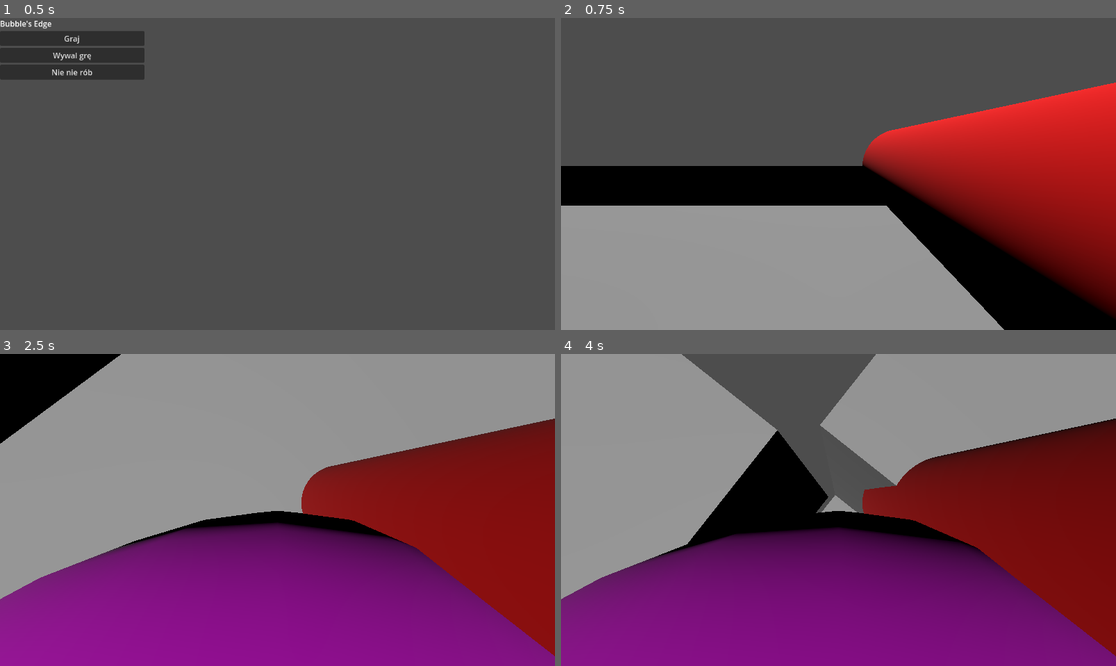
Above: before the commit, frames 1-4 (two rows, left to right).
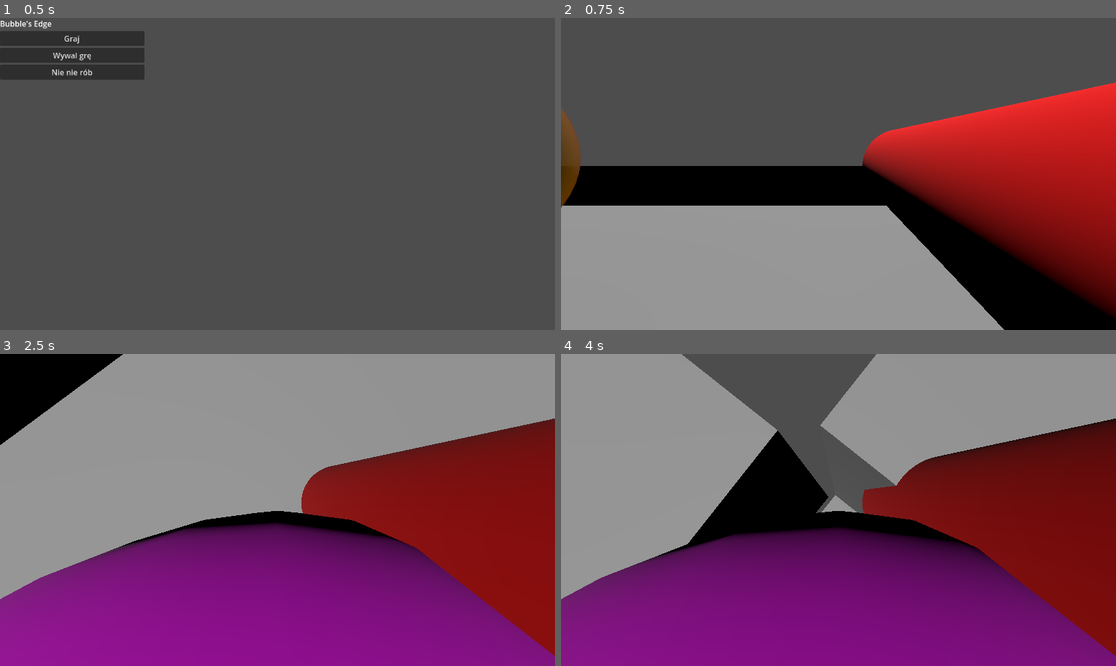
Above: after the commit, the same moments.

Repository: PieroganoReggiano/Bul-bul-myslenia
Game: Godot game, scene res://korzen.tscn
The game is run twice, just before and just after one commit, with the same random seed, the same clock (stepped at 60 frames per second) and the same inputs.
Inputs (mouse positions are in pixels of both pictures, inside the frame that each line leads up to):
- Up to frame 1 (0.5 s): no input
- Up to frame 2 (0.75 s): click "Graj" at 0.5 s
- Up to frame 3 (2.5 s): tap Enter at 1.25 s; move the mouse to (305, 510) at 1.27 s; hold C (move_crouch) 1.28-2.03 s; hold Up (move_forward) from 1.28 s (still down); tap Space (move_jump) at 1.52, 2, 2.27 s; move the mouse to (249, 510) at 2.02 s; tap Shift (move_speed) at 2.1 s
- Up to frame 4 (4 s): keep holding Up (move_forward); move the mouse to (849, 503) at 2.77 s; press the mouse at (849, 503) at 2.78 s; move the mouse to (832, 516) at 3.52 s; release the mouse at (832, 516) at 3.53 s; tap C (move_crouch) at 3.6 s; tap Space (move_jump) at 3.77 s

Frame 1 is identical in both runs. In frame 2, 0.8% of the frame differs, in the area x 0-4%, y 28-61%; in frame 3, 0.1%; in frame 4, less than 0.1%.

Commit message:
even better boubbles

Diff:
--- a/bombel.gd
+++ b/bombel.gd
@@ -1,17 +1,20 @@
-extends StaticBody3D
+extends Node3D
 
 #var volume : float = 100.0
 @export var volume_level = 1
 const default_radius = 1.0
-const default_block_radius = 0.95
+const default_block_radius = 0.985
 @onready var mesh = $MeshInstance3D
 
+const magic_bounce_amplifitcation : float = 1.25
+const magic_bounce_addition : float = 0.4
+const magic_bounce_volume_addition : float = 0.004
 
 func get_volume() -> float:
 	match volume_level:
 		1: return 100.0
 		2: return 600.0
-		3: return 3000.0
+		3: return 2400.0
 		_: return 100.0
 
 
@@ -21,7 +24,7 @@
 
 func refresh_scale() -> void:
 	var s = calc_scale()
-	$CollisionShape3D.shape.radius = default_radius * s
+	$StaticBody3D/CollisionShape3D.shape.radius = default_block_radius * s - 0.04
 	$Area/CollisionShape3D.shape.radius = default_block_radius * s
 	mesh.scale = Vector3.ONE * s * 2.0
 
@@ -50,4 +53,10 @@
 	# parkourowiec.apply_impulse(direction * 100.0)
 	print(self)
 	print(parkourowiec)
-	parkourowiec.velocity += 2.0 * bounce
+	print(direction)
+	print(bounce)
+	parkourowiec.velocity += \
+		bounce * (1.0 + 1.0 * magic_bounce_amplifitcation) + \
+		direction * magic_bounce_addition + \
+		direction * magic_bounce_volume_addition * get_volume()
+	parkourowiec.move_and_slide()
--- a/sceny/arena_1.tscn
+++ b/sceny/arena_1.tscn
@@ -78,7 +78,7 @@
 volume_level = 2
 
 [node name="Bombel3" parent="." instance=ExtResource("1_c113w")]
-transform = Transform3D(1, 0, 0, 0, 1, 0, 0, 0, 1, -4.59153, 3.83749, -0.537959)
+transform = Transform3D(1, 0, 0, 0, 1, 0, 0, 0, 1, -5.21399, 2.4368, -4.1885)
 volume_level = 3
 
 [node name="PlayerSpawn" type="Node3D" parent="."]
--- a/sceny/bombel.tscn
+++ b/sceny/bombel.tscn
@@ -1,13 +1,11 @@
-[gd_scene load_steps=8 format=3 uid="uid://ck5h0es50dt5v"]
+[gd_scene load_steps=7 format=3 uid="uid://ck5h0es50dt5v"]
 
 [ext_resource type="Script" path="res://bombel.gd" id="1_fvsr2"]
 [ext_resource type="Shader" uid="uid://bwkahe1ytac2l" path="res://S_Bombel.tres" id="1_s067v"]
 
-[sub_resource type="PhysicsMaterial" id="PhysicsMaterial_rqdgn"]
-
 [sub_resource type="SphereShape3D" id="SphereShape3D_eltx0"]
 resource_local_to_scene = true
-radius = 0.45
+margin = 0.03
 
 [sub_resource type="SphereMesh" id="SphereMesh_sqddt"]
 resource_local_to_scene = true
@@ -19,13 +17,12 @@
 [sub_resource type="SphereShape3D" id="SphereShape3D_yetvf"]
 resource_local_to_scene = true
 
-[node name="Bombel" type="StaticBody3D"]
-collision_layer = 2
-collision_mask = 3
-physics_material_override = SubResource("PhysicsMaterial_rqdgn")
+[node name="Bombel" type="Node3D"]
 script = ExtResource("1_fvsr2")
 
-[node name="CollisionShape3D" type="CollisionShape3D" parent="."]
+[node name="StaticBody3D" type="StaticBody3D" parent="."]
+
+[node name="CollisionShape3D" type="CollisionShape3D" parent="StaticBody3D"]
 shape = SubResource("SphereShape3D_eltx0")
 
 [node name="MeshInstance3D" type="MeshInstance3D" parent="."]
